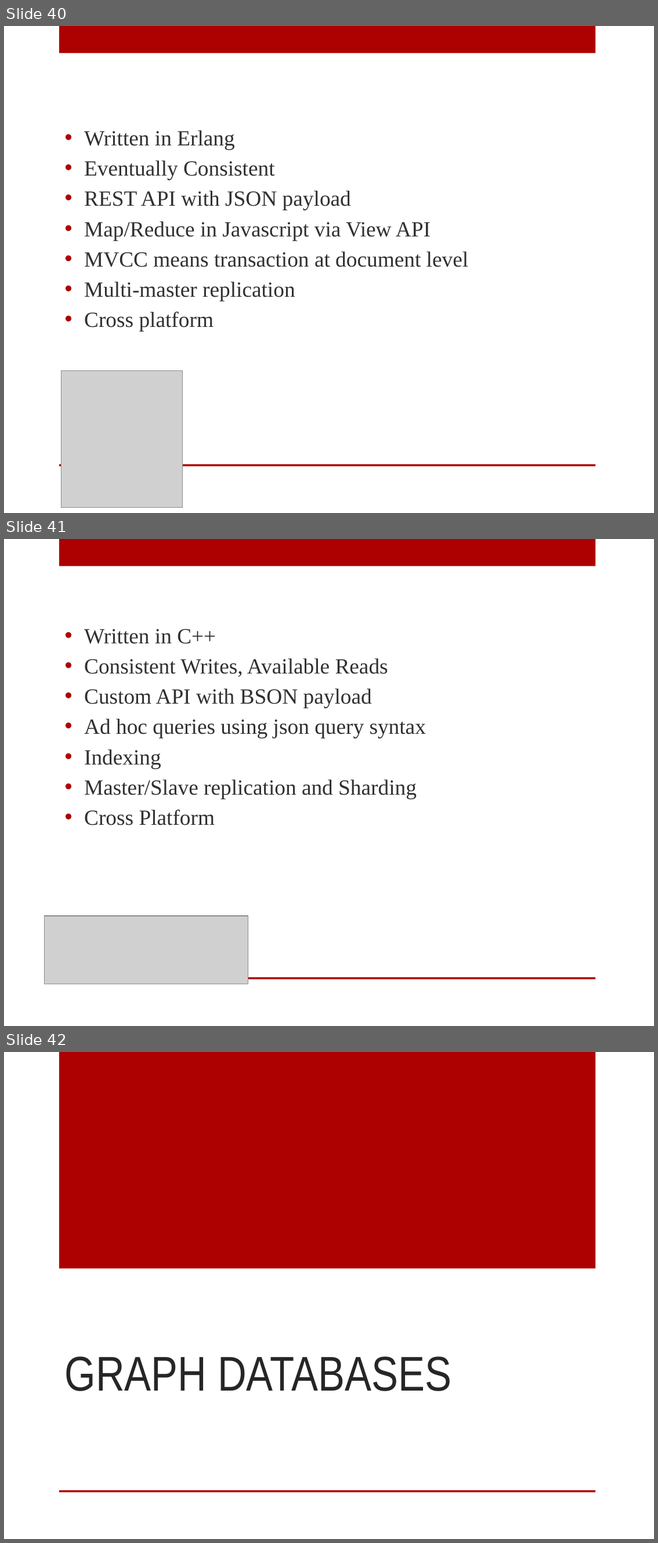
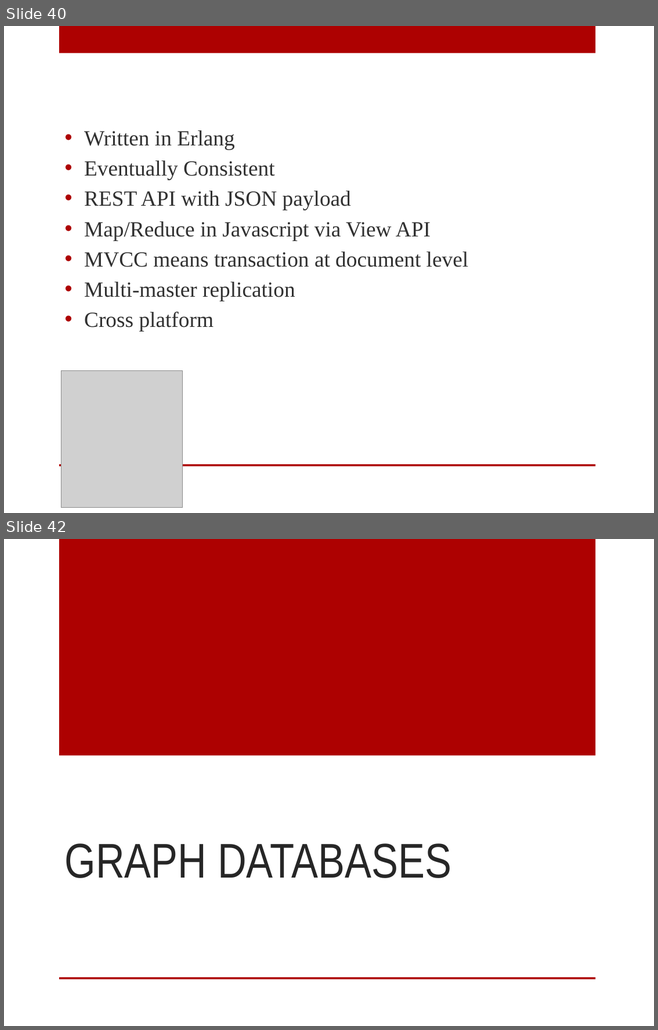
Before and after one commit to digitalBush/nosql-smackdown-talk, a slide deck: nosql-smackdown.pptx. Shown one above the other, each under a label of ours: slides 40, 41 and 42 before the commit, slides 40 and 42 after it; the slides between them are not shown. The pictures are 658x1543 and 658x1030 pixels, drawn with LibreOffice and Linux fonts; fonts in the diff are those of the drawing; grey boxes stand for pictures. Boxes give left, top, right and bottom in pixels: in the first picture for what was removed or moved away, otherwise in the second. Text is boxed around its words. In the diff, an @@ line names an element or a change of style, - is before the commit and + after.

```diff
--- a/nosql-smackdown.pptx
+++ b/nosql-smackdown.pptx
@@ slide 41 removed at [4, 539, 654, 1026], background #FFFFFF; not listed: 2 template elements that a slide beside it also shows @@
@@ text removed at [84, 629, 426, 826] @@
-• Written in C++
-• Consistent Writes, Available Reads
-• Custom API with BSON payload
-• Ad hoc queries using json query syntax
-• Indexing
-• Master/Slave replication and Sharding
-• Cross Platform
@@ picture removed at [44, 916, 248, 984] @@
```
Also in this commit, not shown: 4 slides changed, 5 slides added.
